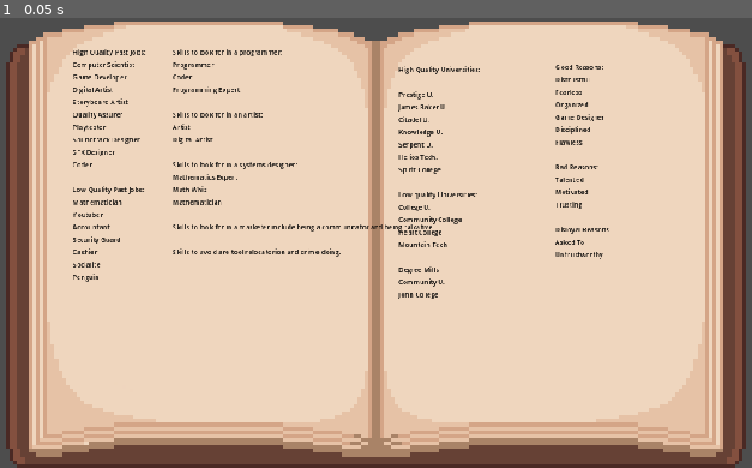
Above: before the commit, frame 1.
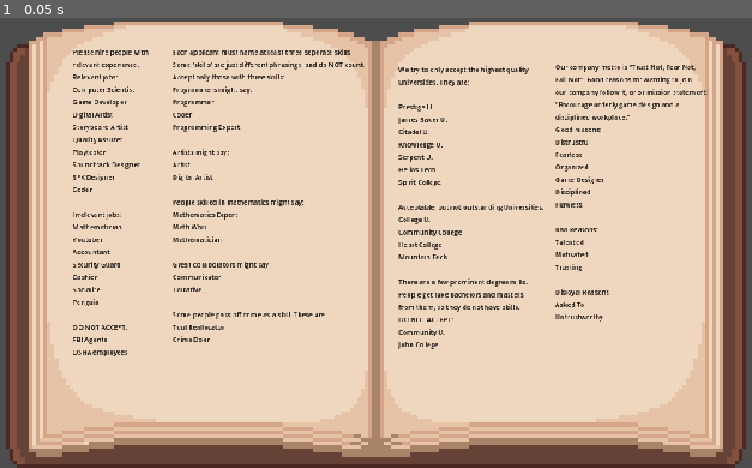
Above: after the commit, the same moment.

Repository: ygda-org/brackeys-26.2
Game: Godot game, scene res://ui/company_handbook/company_handbook.tscn
Same seed, same stepped clock (60 frames per second), same inputs: the game is played once before the commit and once after it. This scene is started directly instead of the project's main scene. Sound files missing from this copy of the repository are replaced by a short silence.
Inputs:
- Up to frame 1 (0.05 s): no input

The runs differ from the first frame. In frame 1, 5.5% of the frame differs, in the area x 9-95%, y 6-76%.

Commit message:
made the handbook snazzier

Diff:
--- a/ui/company_handbook/company_handbook.tscn
+++ b/ui/company_handbook/company_handbook.tscn
@@ -26,7 +26,9 @@
 offset_right = 433.0
 offset_bottom = 194.0
 theme = ExtResource("3_mtvw0")
-text = "High Quality Past Jobs:
+text = "Please hire people with
+relevant experience.
+Relevant jobs:
 Computer Scientist
 Game Developer
 Digital Artist
@@ -37,7 +39,7 @@
 SFX Designer
 Coder
 
-Low Quality Past Jobs:
+Irrelevant jobs:
 Mathematician
 Youtuber
 Accountant
@@ -45,7 +47,10 @@
 Cashier
 Socialite
 Penguin
-"
+
+DO NOT ACCEPT:
+FBI Agents
+OSHA employees"
 
 [node name="Skills" type="Label" parent="." unique_id=1600498268]
 layout_mode = 0
@@ -54,23 +59,30 @@
 offset_right = 553.0
 offset_bottom = 362.0
 theme = ExtResource("3_mtvw0")
-text = "Skills to look for in a programmer:
+text = "Each applicant must name at least three seperate skills.
+Some 'skills' are just different phrasings, and do NOT count.
+Accept only those with three skills:
+Programmers might say:
 Programmer
 Coder
 Programming Expert
 
-Skills to look for in an artist:
+Artists might say:
 Artist
 Digital Artist
 
-Skills to look for in a systems designer:
+People skilled in mathematics might say:
 Mathematics Expert
 Math Whiz
 Mathematician
 
-Skills to look for in a marketer include being a communicator and being talkative.
+Great collaborators might say:
+Communicator
+Talkative
 
-Skills to avoid are tool relocatorion and crime-doing."
+Some people pass off crime as a skill. These are:
+Tool Reallocator
+Crime Doer"
 
 [node name="Colleges" type="Label" parent="." unique_id=1171681576]
 layout_mode = 0
@@ -79,7 +91,8 @@
 offset_right = 824.0
 offset_bottom = 383.0
 theme = ExtResource("3_mtvw0")
-text = "High Quality Universities:
+text = "We try to only accept the highest quality
+universities. They are:
 
 Prestige U.
 James Baker U.
@@ -89,13 +102,16 @@
 Helios Tech.
 Spirit College
 
-Low quality Universities:
+Acceptable, but not outstanding Universities:
 College U.
 Community College
 Heart College
 Mountain Tech
 
-Degree Mills
+There are a few prominent degree mills.
+People get fake bachelors and masters
+from them, so they do not have skills.
+DO NOT ACCEPT:
 Community U.
 John College"
 
@@ -106,7 +122,12 @@
 offset_right = 1012.0
 offset_bottom = 380.0
 theme = ExtResource("3_mtvw0")
-text = "Good Reasons:
+text = "Our company motto is \"Trust Not, Fear Not,
+Fail Not\". Good reasons for wanting to join
+our company follow it, or or mission statement:
+\"Encourage orderly game-design and a
+disciplined workplace.\"
+Good reasons:
 	Distrustful
 	Fearless
 	Organized
